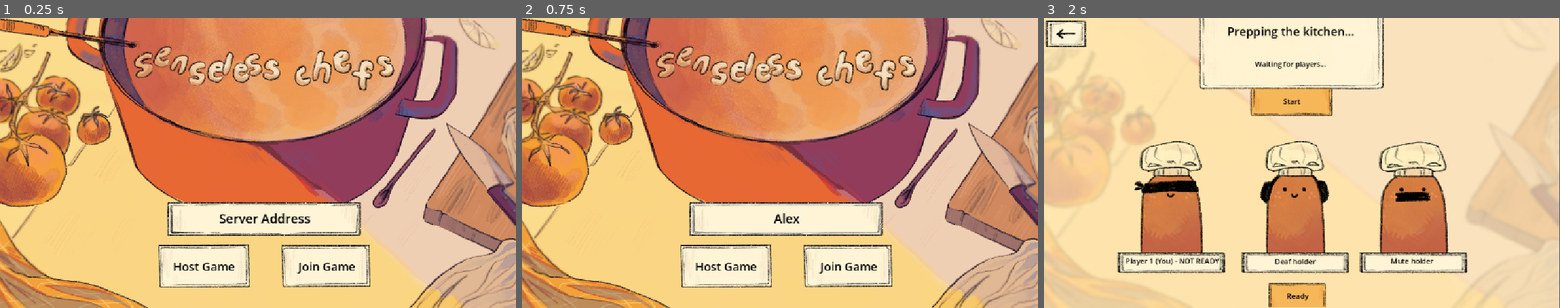
Above: before the commit, frames 1-3 (left to right).
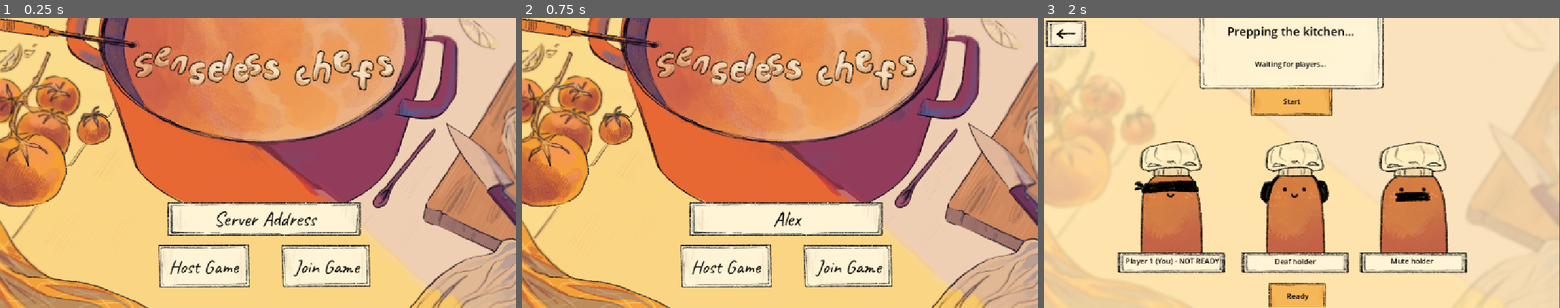
Above: after the commit, the same moments.

Repository: tszyana/SenselessChefs
Game: Godot game, scene res://scenes/main_menu.tscn
The game is run twice, just before and just after one commit, with the same random seed, the same clock (stepped at 60 frames per second) and the same inputs.
Inputs (mouse positions are in pixels of both pictures, inside the frame that each line leads up to):
- Up to frame 1 (0.25 s): no input
- Up to frame 2 (0.75 s): click (785, 218) at 0.52 s; type "Alex" at 0.6 s
- Up to frame 3 (2 s): click "Host Game" at 1.25 s

The runs differ from the first frame. In frame 1, 1.1% of the frame differs, in the area x 32-70%, y 66-90%; in frame 2, 1.1%, in the area x 32-70%, y 64-90%; in frame 3, nothing differs.

Commit message:
main menu font

Diff:
--- a/scenes/main_menu.tscn
+++ b/scenes/main_menu.tscn
@@ -5,6 +5,7 @@
 [ext_resource type="Texture2D" uid="uid://3mf5almf6u0j" path="res://scenes/Images/MainMenu/Enter nickname box.png" id="3_rtw2f"]
 [ext_resource type="Texture2D" uid="uid://dk44hamhcifsu" path="res://scenes/Images/MainMenu/Game title words.png" id="4_oa1go"]
 [ext_resource type="Texture2D" uid="uid://byvgkiltmoa7q" path="res://scenes/Images/MainMenu/Host _ join game button.png" id="5_tbmy8"]
+[ext_resource type="FontFile" uid="uid://c22iag4yc2gdq" path="res://Caveat-VariableFont_wght.ttf" id="6_oa1go"]
 [ext_resource type="AudioStream" uid="uid://bs7p73iu5bye1" path="res://Sounds/Start game sound.mp3" id="6_rtw2f"]
 
 [node name="MainMenu" type="Control" unique_id=148188947]
@@ -57,12 +58,13 @@
 z_index = 7
 layout_mode = 0
 offset_left = 384.0
-offset_top = 419.0
+offset_top = 416.0
 offset_right = 798.0
-offset_bottom = 479.0
+offset_bottom = 482.0
 theme_override_colors/font_color = Color(0, 0, 0, 1)
 theme_override_colors/font_placeholder_color = Color(0, 0, 0, 1)
-theme_override_font_sizes/font_size = 28
+theme_override_fonts/font = ExtResource("6_oa1go")
+theme_override_font_sizes/font_size = 45
 placeholder_text = "Server Address"
 alignment = 1
 max_length = 15
@@ -85,7 +87,8 @@
 offset_bottom = 596.0
 theme_override_colors/font_color = Color(0, 0, 0, 1)
 theme_override_colors/font_hover_color = Color(0.21568628, 0.11764706, 0.03137255, 1)
-theme_override_font_sizes/font_size = 26
+theme_override_fonts/font = ExtResource("6_oa1go")
+theme_override_font_sizes/font_size = 43
 text = "Host Game"
 flat = true
 
@@ -97,7 +100,8 @@
 offset_bottom = 596.0
 theme_override_colors/font_color = Color(0, 0, 0, 1)
 theme_override_colors/font_hover_color = Color(0.21568628, 0.11764706, 0.03137255, 1)
-theme_override_font_sizes/font_size = 26
+theme_override_fonts/font = ExtResource("6_oa1go")
+theme_override_font_sizes/font_size = 43
 text = "Join Game"
 flat = true
 
Binary file added: Caveat-VariableFont_wght.ttf
Not shown, added: Caveat-VariableFont_wght.ttf.import
